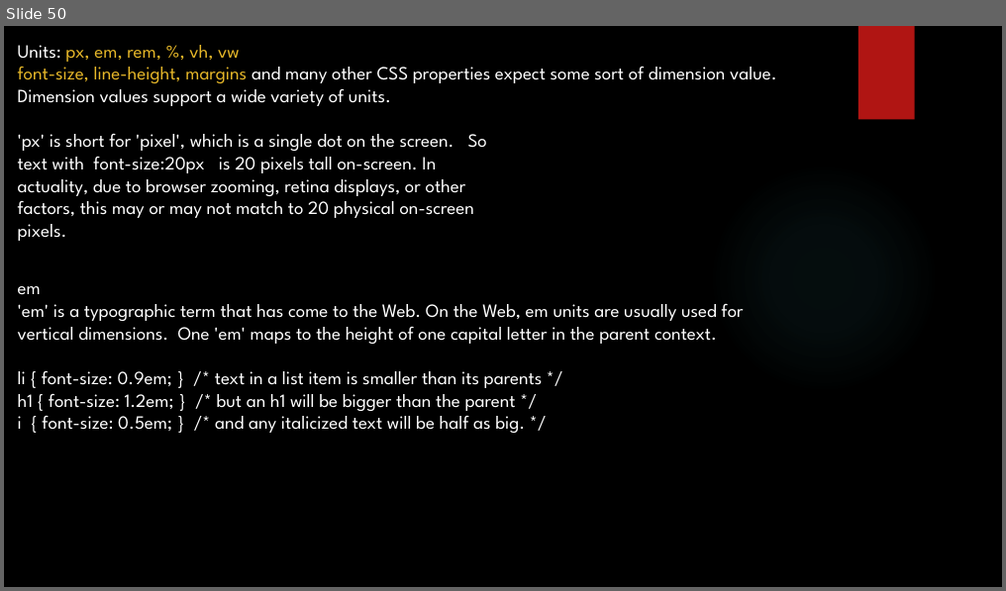
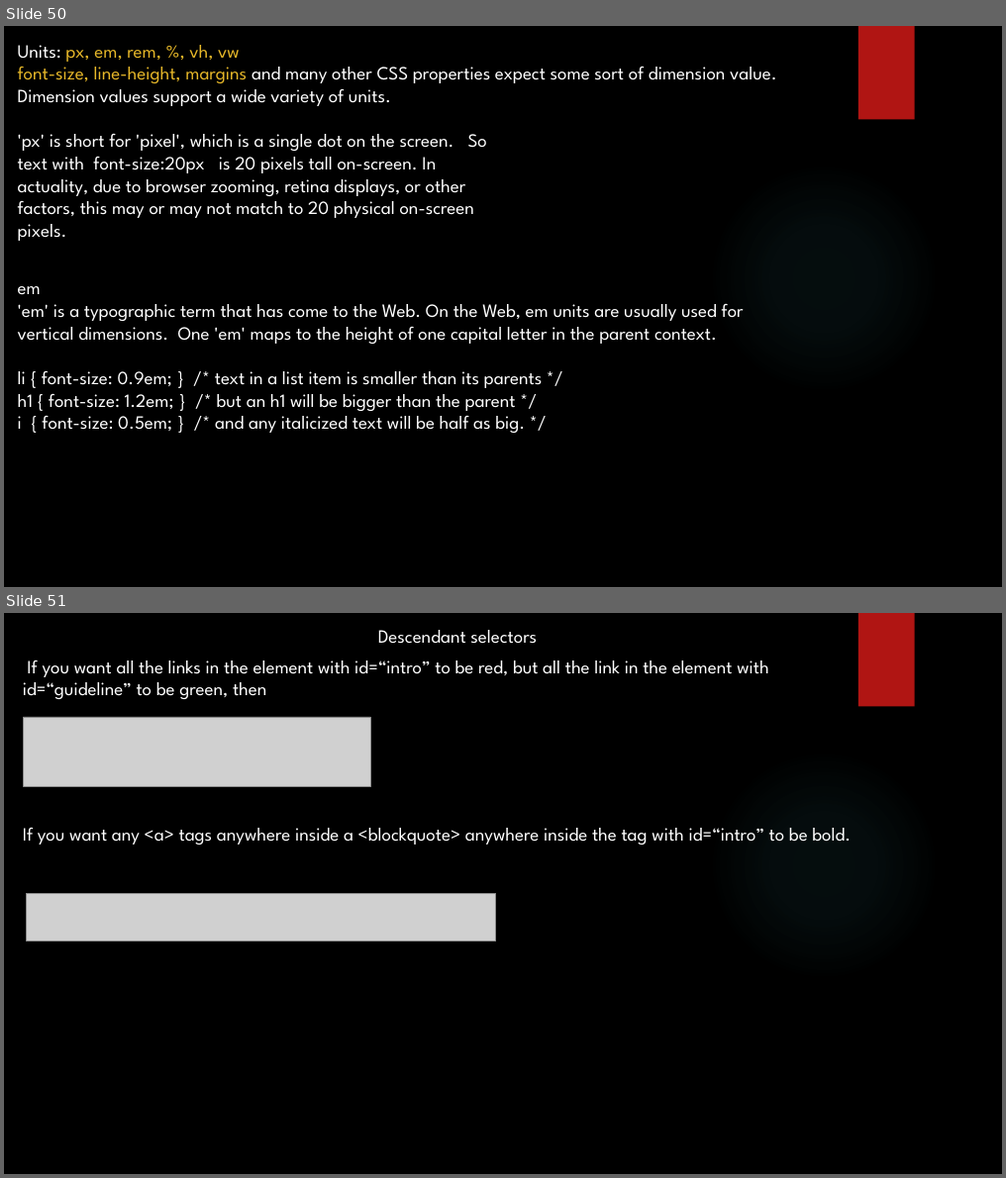
Before and after one commit to yogeshwar1996/HTML5CSS, a slide deck: Fundamentals of HTML and CSS.pptx. Shown one above the other, each under a label of ours: slide 50 before the commit, slides 50 and 51 after it. The pictures are 1006x591 and 1006x1178 pixels, drawn with LibreOffice and Linux fonts; fonts in the diff are those of the drawing; grey boxes stand for pictures; background and template pictures are left out. Boxes give left, top, right and bottom in pixels: in the first picture for what was removed or moved away, otherwise in the second. Text is boxed around its words. In the diff, an @@ line names an element or a change of style, - is before the commit and + after.

Commit message:
Descendant selectors

```diff
--- a/Fundamentals of HTML and CSS.pptx
+++ b/Fundamentals of HTML and CSS.pptx
@@ slide 51 added at <box>4,613,1002,1174</box>, background picture (left out); not listed: 2 template elements that a slide beside it also shows @@
@@ text added at <box>378,630,537,644</box>, 18 pt, text #FFFFFF @@
+Descendant selectors
@@ text added at <box>23,661,768,699</box>, 18 pt, text #FFFFFF @@
+If you want all the links in the element with id=“intro” to be red, but all the link in the element with id=“guideline” to be green, then
@@ picture added at <box>24,717,371,786</box> @@
@@ text added at <box>23,827,850,845</box>, 18 pt, text #FFFFFF @@
+If you want any <a> tags anywhere inside a <blockquote> anywhere inside the tag with id=“intro” to be bold.
@@ picture added at <box>27,894,496,942</box> @@
```
Also in this commit, not shown: 1 other slide added, 2 slides removed, 2 other files.
